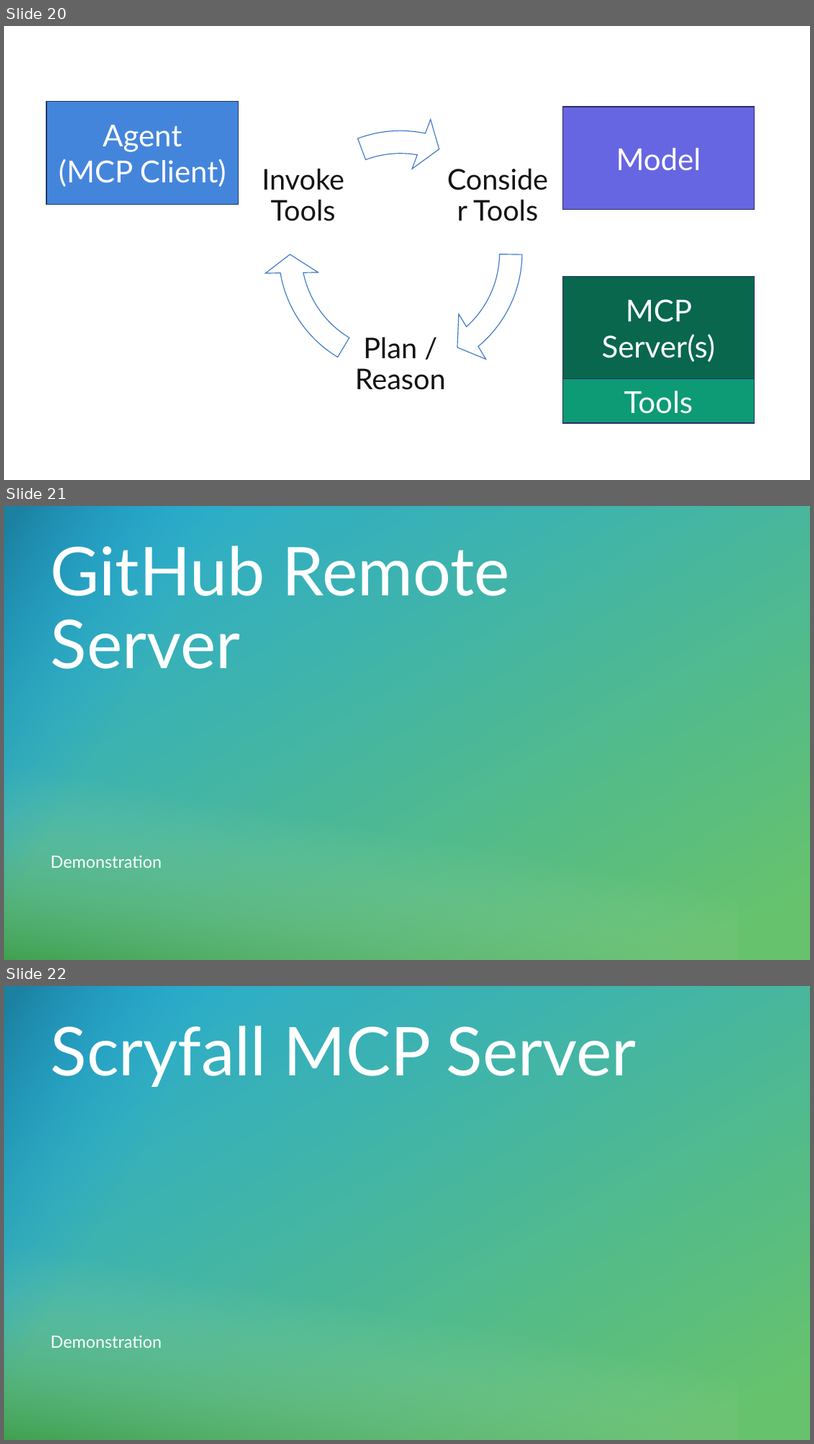
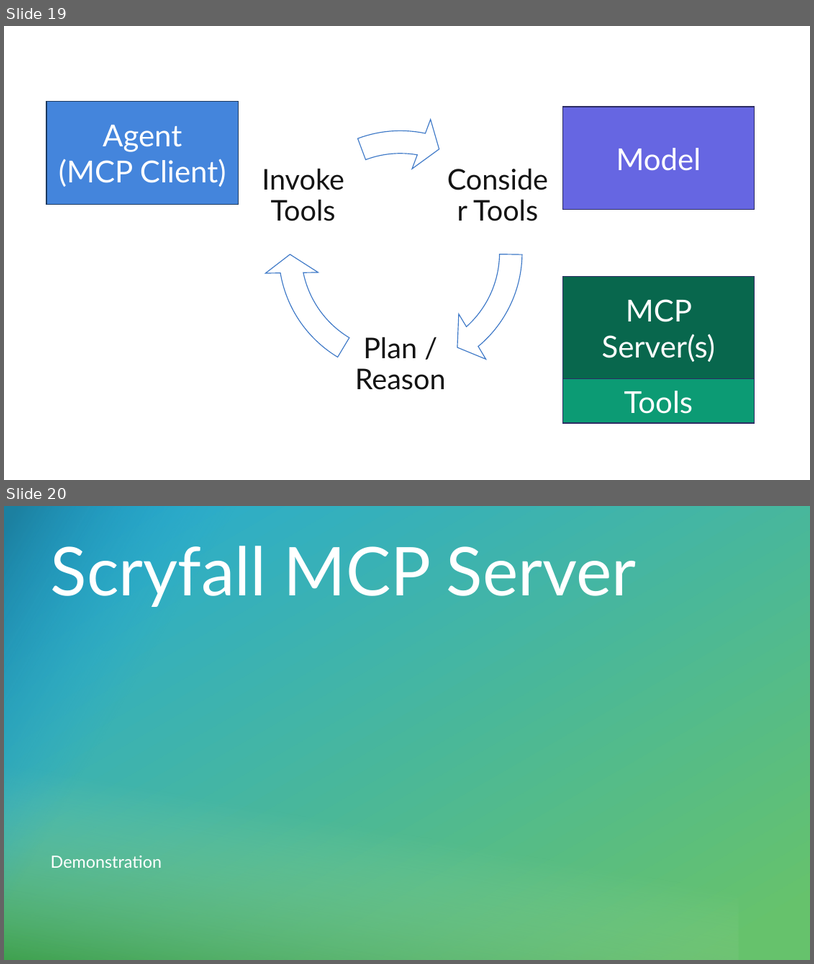
Before and after one commit to trayburn/presentation-mcp, a slide deck: MCP_Servers_Presentation.pptx. Shown one above the other, each under a label of ours: slides 20, 21 and 22 before the commit, slides 19 and 20 after it. The pictures are 814x1444 and 814x964 pixels, drawn with LibreOffice and Linux fonts; fonts in the diff are those of the drawing. Boxes give left, top, right and bottom in pixels: in the first picture for what was removed or moved away, otherwise in the second. Text is boxed around its words. In the diff, an @@ line names an element or a change of style, - is before the commit and + after.

```diff
--- a/MCP_Servers_Presentation.pptx
+++ b/MCP_Servers_Presentation.pptx
@@ slide 21 removed at bbox=[4, 506, 810, 960], background #131313; not listed: 5 template elements that a slide beside it also shows @@
@@ title removed at bbox=[51, 546, 510, 669] @@
-GitHub Remote Server
@@ subtitle removed at bbox=[51, 855, 162, 867] @@
-Demonstration
@@ what was slide 20 is now slide 19 @@
@@ what was slide 22 is now slide 20 @@
```
Also in this commit, not shown: 1 slide added, 2 other slides removed.
